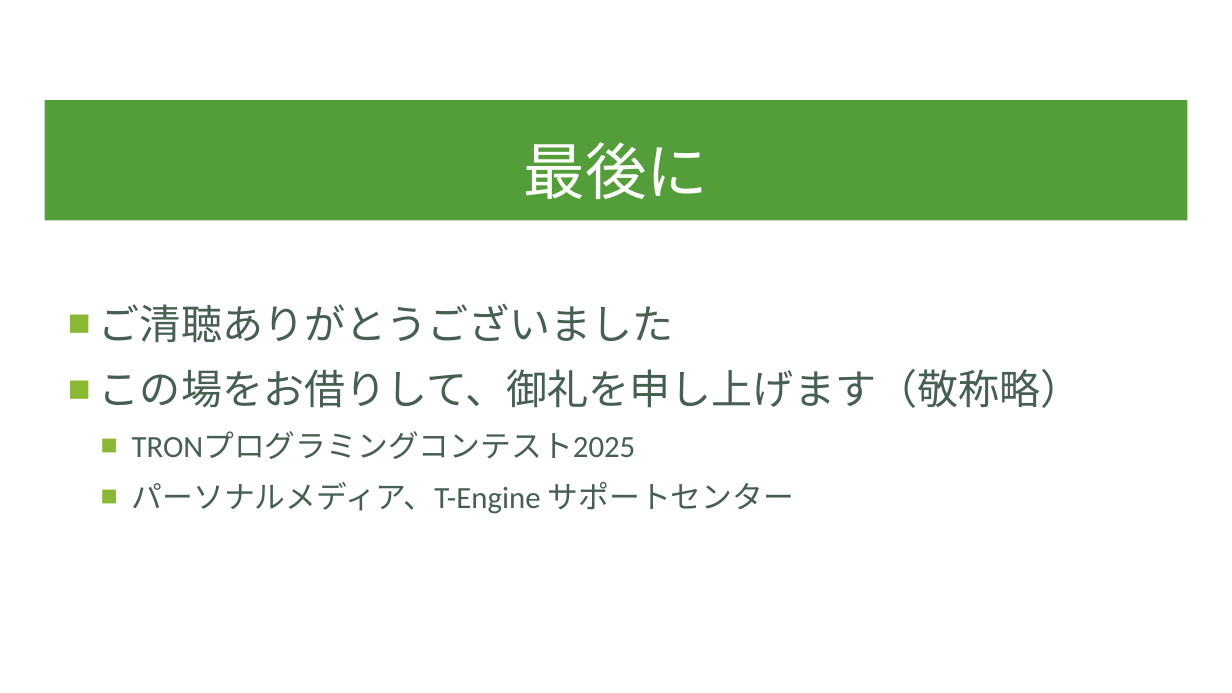
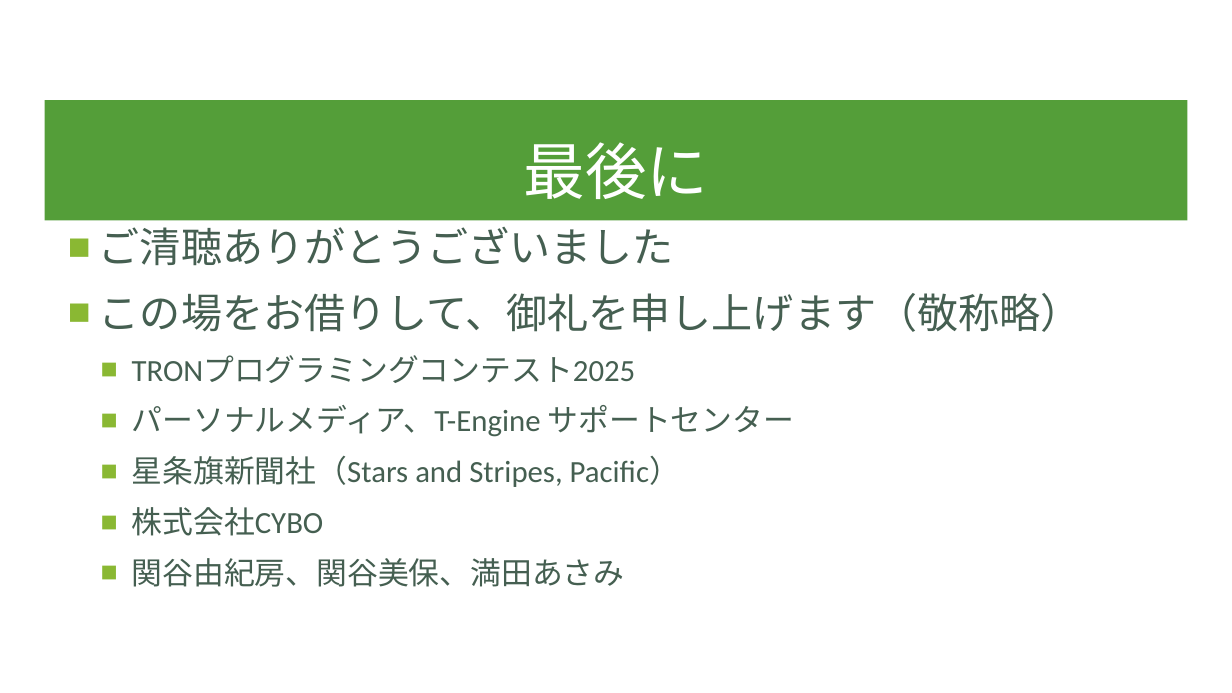
Before and after one commit to softwaredproducts/TRONContest2025, a slide deck: slide 4 of Kikenyochi4_sekiya_jp.pptx. Drawn at 1232x693 pixels with LibreOffice and Linux fonts; fonts in the diff are those of the drawing. Boxes give left, top, right and bottom in pixels: in the first picture for what was removed or moved away, otherwise in the second. Text is boxed around its words. In the diff, an @@ line names an element or a change of style, - is before the commit and + after.

```diff
--- a/Kikenyochi4_sekiya_jp.pptx
+++ b/Kikenyochi4_sekiya_jp.pptx
@@ text at <box>132,456,680,587</box>: paragraphs added @@
+  ■ 星条旗新聞社（Stars and Stripes, Pacific）
+  ■ 株式会社CYBO
+  ■ 関谷由紀房、関谷美保、満田あさみ
```
